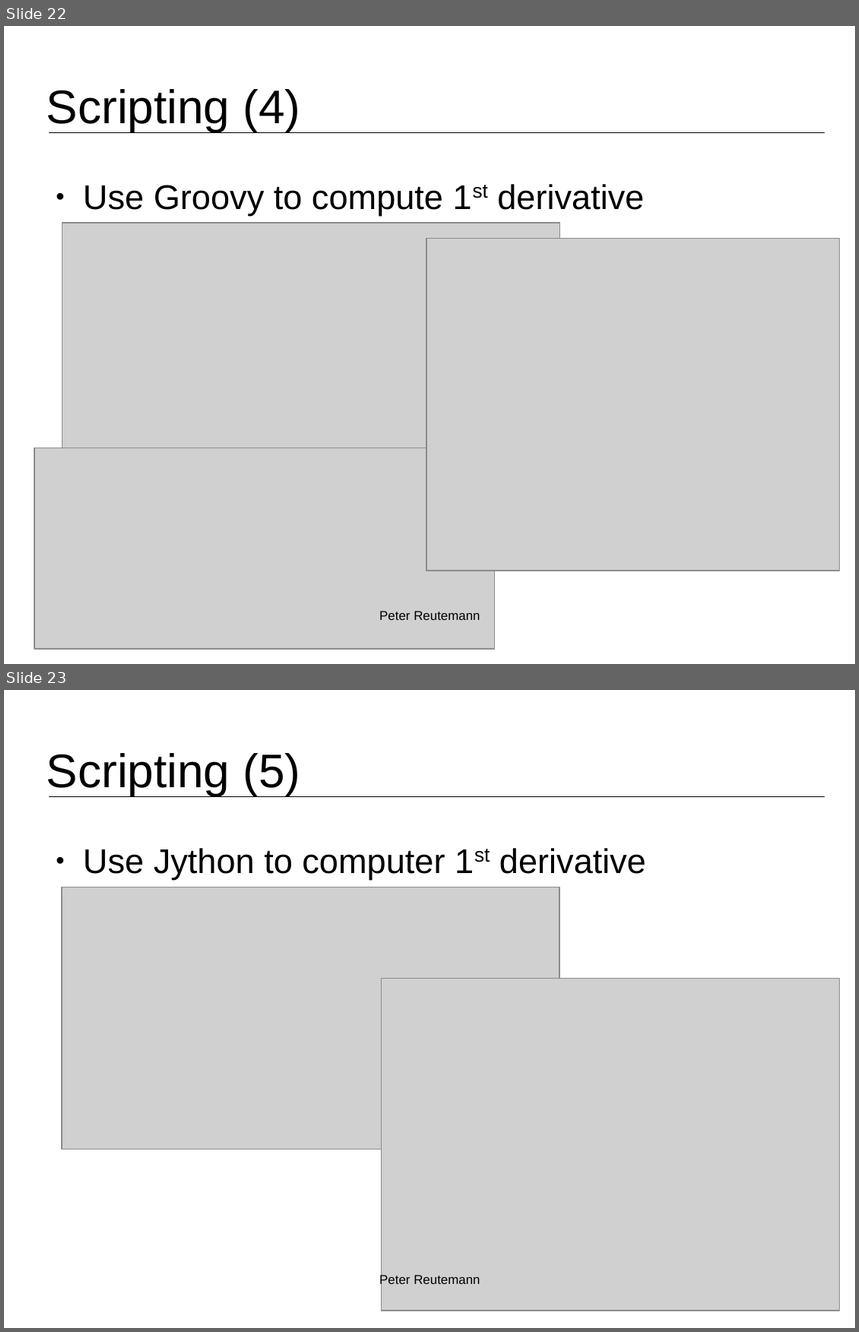
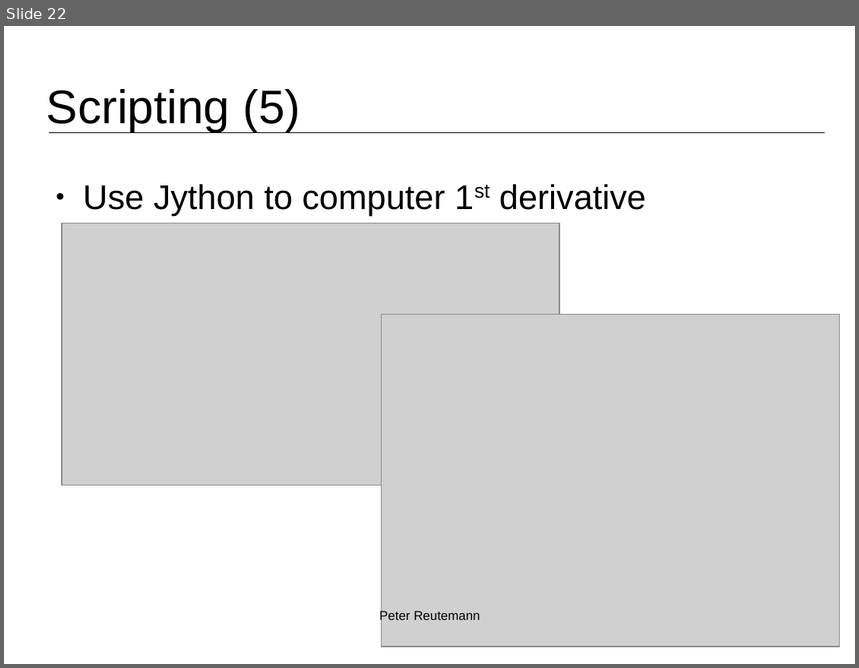
Before and after one commit to fracpete/eResearchNZ2014, a slide deck: workshop/ADAMS.odp. Shown one above the other, each under a label of ours: slides 22 and 23 before the commit, slide 22 after it. The pictures are 859x1332 and 859x668 pixels, drawn with LibreOffice and Linux fonts; fonts in the diff are those of the drawing; grey boxes stand for pictures; background and template pictures are left out. Boxes give left, top, right and bottom in pixels: in the first picture for what was removed or moved away, otherwise in the second. Text is boxed around its words. In the diff, an @@ line names an element or a change of style, - is before the commit and + after.

Commit message:
removed duplicate slide

```diff
--- a/workshop/ADAMS.odp
+++ b/workshop/ADAMS.odp
@@ slide 22 removed at box(4, 26, 855, 664), background #FFFFFF; not listed: 1 template element that a slide beside it also shows @@
@@ title removed at box(47, 89, 301, 132) @@
-Scripting (4)
@@ text removed at box(83, 184, 644, 216) @@
-● Use Groovy to compute 1st derivative
@@ picture removed at box(63, 223, 561, 486) @@
@@ picture removed at box(427, 240, 840, 572) @@
@@ picture removed at box(34, 448, 494, 649) @@
@@ text removed at box(379, 611, 480, 620) @@
-Peter Reutemann
@@ what was slide 23 is now slide 22 @@
```
Also in this commit, not shown: 1 other file.
